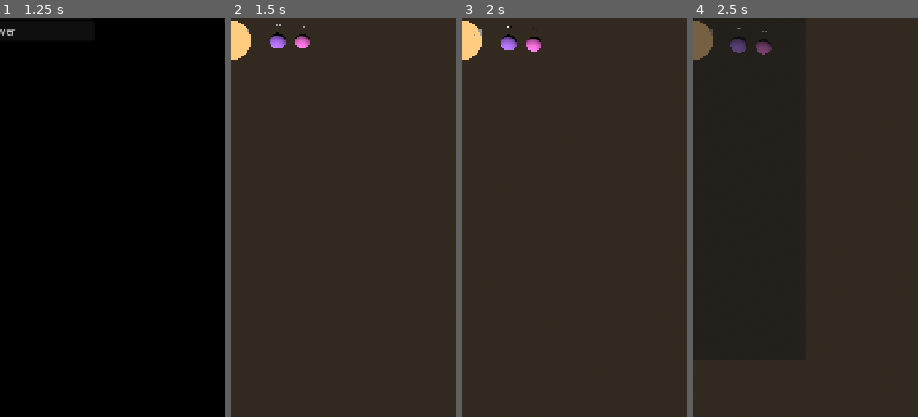
Above: before the commit, frames 1-4 (left to right).
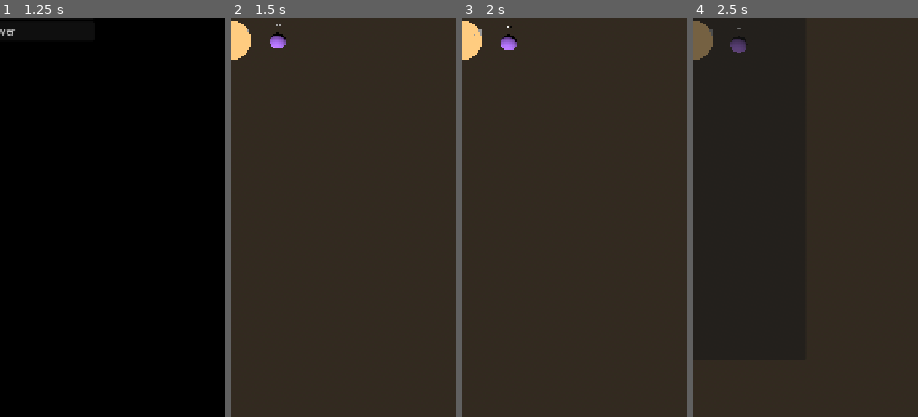
Above: after the commit, the same moments.

Repository: JHevia70/StarShot
Game: Godot game, scene res://scenes/MainMenu.tscn
Same seed, same stepped clock (60 frames per second), same inputs: the game is played once before the commit and once after it.
Inputs:
- Up to frame 1 (1.25 s): click "Jugar" at 0.5 s
- Up to frame 2 (1.5 s): click "Nueva partida" at 1.25 s
- Up to frame 3 (2 s): no input
- Up to frame 4 (2.5 s): click "Hangar" at 2 s
The pictures show only the part of the screen within x 50-100%, y 47-97%; the shares and areas given below are measured in that part.

Frame 1 is identical in both runs. In frame 2, 0.2% of the frame differs, in the area x 28-36%, y 2-8%; in frame 3, 0.2%, in the area x 28-36%, y 2-9%; in frame 4, 0.2%.

Commit message:
[auto] update 2025-08-16_10-18-59

Diff:
--- a/scenes/GalaxyMap.gd
+++ b/scenes/GalaxyMap.gd
@@ -6,6 +6,7 @@
 const STAR_TYPES: Array = ["O","B","A","F","G","K","M"]
 
 @export var sky_path: String = "res://textures/nebula_panorama.hdr"
+@export var enforce_only_one_at_start: bool = true
 
 @onready var cam: Camera3D = $Camera3D if has_node("Camera3D") else Camera3D.new()
 @onready var env_node: WorldEnvironment = $WorldEnvironment if has_node("WorldEnvironment") else WorldEnvironment.new()
@@ -30,7 +31,7 @@
 var target: Vector3 = Vector3.ZERO
 
 func _ready() -> void:
-	# Garantizar cámara, env y luz
+	# Garantías básicas
 	if not has_node("Camera3D"):
 		cam.name = "Camera3D"
 		add_child(cam)
@@ -61,7 +62,7 @@
 	env_res.sky = sky
 	env_node.environment = env_res
 
-	# Progreso: SOLO 1 planeta visible al inicio
+	# Progreso
 	highest_unlocked = -1
 	if typeof(GameState) != TYPE_NIL and "highest_unlocked" in GameState:
 		highest_unlocked = int(GameState.highest_unlocked)
@@ -242,11 +243,15 @@
 	area.add_child(colshape)
 	p.add_child(area)
 	area.input_event.connect(_on_planet_input.bind(p))
-	# visibilidad: SOLO ganados (<= highest_unlocked) + EXACTO siguiente (== next_visible)
+	# visibilidad
 	var gidx: int = planets.size()
-	var is_unlocked: bool = (gidx <= highest_unlocked)
-	var is_next: bool = (gidx == next_visible)
-	var unlocked: bool = is_unlocked or is_next
+	var unlocked: bool = false
+	if enforce_only_one_at_start and highest_unlocked <= 0:
+		# Estrictamente SOLO el primer planeta visible
+		unlocked = (gidx == 0)
+	else:
+		# Progreso normal: ganados + el siguiente
+		unlocked = (gidx <= highest_unlocked) or (gidx == highest_unlocked + 1)
 	mi.visible = unlocked
 	lbl.visible = unlocked
 	area.visible = unlocked
@@ -259,7 +264,12 @@
 		var mb: InputEventMouseButton = event as InputEventMouseButton
 		if mb.button_index == MOUSE_BUTTON_LEFT and mb.pressed:
 			var idx: int = int(planet.get_meta("global_index"))
-			if idx <= highest_unlocked or idx == next_visible:
+			var allowed: bool = false
+			if enforce_only_one_at_start and highest_unlocked <= 0:
+				allowed = (idx == 0)
+			else:
+				allowed = (idx <= highest_unlocked) or (idx == highest_unlocked + 1)
+			if allowed:
 				_select_planet(planet)
 
 func _select_planet(planet: Node) -> void:
--- a/scenes/Shooter.gd
+++ b/scenes/Shooter.gd
@@ -326,6 +326,7 @@
 
 func _spawn_enemy(x: float, z: float) -> MeshInstance3D:	# Robust enemy instantiation (runtime load + fallback)
 	var e: MeshInstance3D = null
+	@warning_ignore("shadowed_variable")
 	var paths := [
 		"res://models/enemies/EnemyWasp.tscn",
 		"res://models/enemies/EnemyManta.tscn",
--- a/scenes/Transmission.gd
+++ b/scenes/Transmission.gd
@@ -57,6 +57,7 @@
 		return ""
 	dir.list_dir_begin()
 	var best: String = ""
+	@warning_ignore("shadowed_variable_base_class")
 	var name: String = dir.get_next()
 	while name != "":
 		if not dir.current_is_dir():
--- a/scenes/Transmission.tscn
+++ b/scenes/Transmission.tscn
@@ -25,10 +25,15 @@
 layer = 10
 
 [node name="VBox" type="VBoxContainer" parent="Overlay"]
-offset_left = 20.0
-offset_top = 20.0
-offset_right = 1004.0
-offset_bottom = 580.0
+anchors_preset = -1
+anchor_left = 0.028
+anchor_top = 0.016
+anchor_right = 0.028
+anchor_bottom = 0.016
+offset_left = -0.16
+offset_top = -0.480001
+offset_right = 679.84
+offset_bottom = 776.52
 
 [node name="Title" type="Label" parent="Overlay/VBox"]
 layout_mode = 2
@@ -40,6 +45,6 @@
 layout_mode = 2
 
 [node name="Action" type="Button" parent="Overlay/VBox"]
-custom_minimum_size = Vector2(0, 48)
+custom_minimum_size = Vector2(0, 48.31)
 layout_mode = 2
 text = "Ir a la batalla"
--- a/scripts/Shooter.gd
+++ b/scripts/Shooter.gd
@@ -1,23 +1,24 @@
 extends Node3D
 
-# --- Cadencia de disparo (muy lenta al inicio, mejora con upgrades) ---
-const BASE_FIRE_INTERVAL: float = 2.00   # s entre disparos al inicio (más lenta)
-const MIN_FIRE_INTERVAL: float = 0.35    # límite inferior (más lento que antes)
+# --- Cadencia de disparo (MUY lenta al inicio, mejora con upgrades) ---
+const BASE_FIRE_INTERVAL: float = 2.40   # s entre disparos al inicio
+const MIN_FIRE_INTERVAL: float = 0.50    # límite inferior claro
 var _shoot_cooldown: float = 0.0
 
 # --- Referencias (ajusta a tu escena si difiere) ---
 @onready var muzzle: Node3D = $Player/Muzzle if has_node("Player/Muzzle") else self
 var bullet_scene: PackedScene = null
 
+# Evitar 'shadowed variable'
 var mesh_paths: Array[String] = [
 	"res://models/ship_default.glb",
 	"res://models/ship_alt.glb"
 ]
 
 func _ready() -> void:
-	# Carga perezosa para evitar errores si la bala no está aún en su ruta
+	# Carga perezosa de la bala
 	var candidates: Array[String] = ["res://scenes/Bullet.tscn", "res://scenes/Projectiles/Bullet.tscn"]
-	for i in candidates.size():
+	for i in range(candidates.size()):
 		var p: String = candidates[i]
 		if ResourceLoader.exists(p):
 			bullet_scene = load(p) as PackedScene
@@ -45,8 +46,8 @@
 	get_tree().current_scene.add_child(b)
 	var xform: Transform3D = (muzzle if muzzle != null else self).global_transform
 	b.global_transform = xform
-	# ejemplo de uso de rutas sin sombreamiento local
+	# rutas de ejemplo; evita 'paths' locales
 	var mesh_paths_local: Array[String] = mesh_paths
 	var pick: int = randi() % max(1, mesh_paths_local.size())
 	var path: String = mesh_paths_local[pick]
-	# var res: Resource = load(path)  # si quisieras usar la ruta
+	# var res: Resource = load(path)
